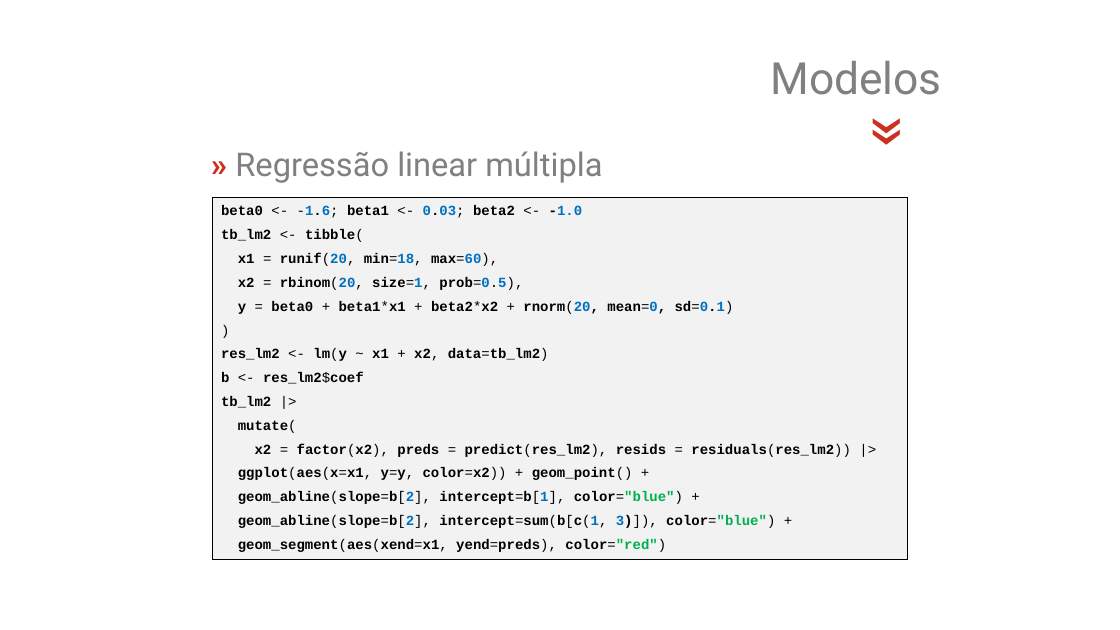
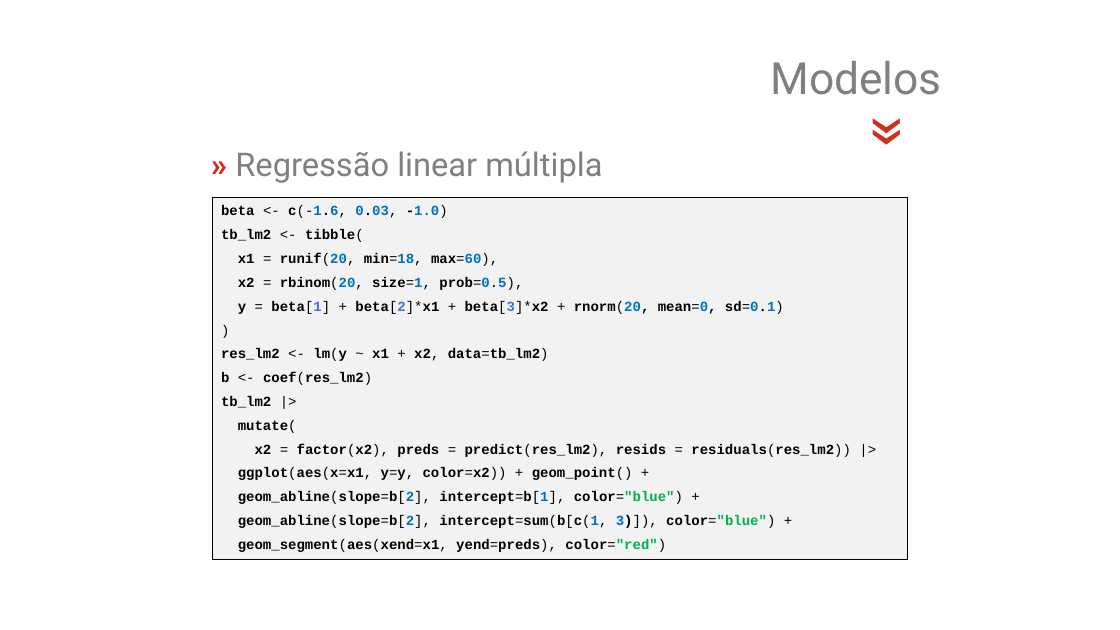
Before and after one commit to jsollari/DSR-II2026, a slide deck: slide 21 of docs/DSR-II2026_JL_slides.pptx. Drawn at 1120x630 pixels with LibreOffice and Linux fonts; fonts in the diff are those of the drawing; background and template pictures are left out. Boxes give left, top, right and bottom in pixels: in the first picture for what was removed or moved away, otherwise in the second. Text is boxed around its words. In the diff, an @@ line names an element or a change of style, - is before the commit and + after.

```diff
--- a/docs/DSR-II2026_JL_slides.pptx
+++ b/docs/DSR-II2026_JL_slides.pptx
@@ text in rectangle at (x1=221, y1=205, x2=448, y2=218): text changed @@
-beta0 <- -1.6; beta1 <- 0.03; beta2 <- -1.0
+beta <- c(-1.6, 0.03, -1.0)
@@ text in rectangle at (x1=238, y1=301, x2=784, y2=314): text changed @@
-y = beta0 + beta1*x1 + beta2*x2 + rnorm(20, mean=0, sd=0.1)
+y = beta[1] + beta[2]*x1 + beta[3]*x2 + rnorm(20, mean=0, sd=0.1)
@@ text in rectangle at (x1=221, y1=372, x2=372, y2=385): text changed @@
-b <- res_lm2$coef
+b <- coef(res_lm2)
```
Also in this commit, not shown: 15 other slides changed, 33 other files.
